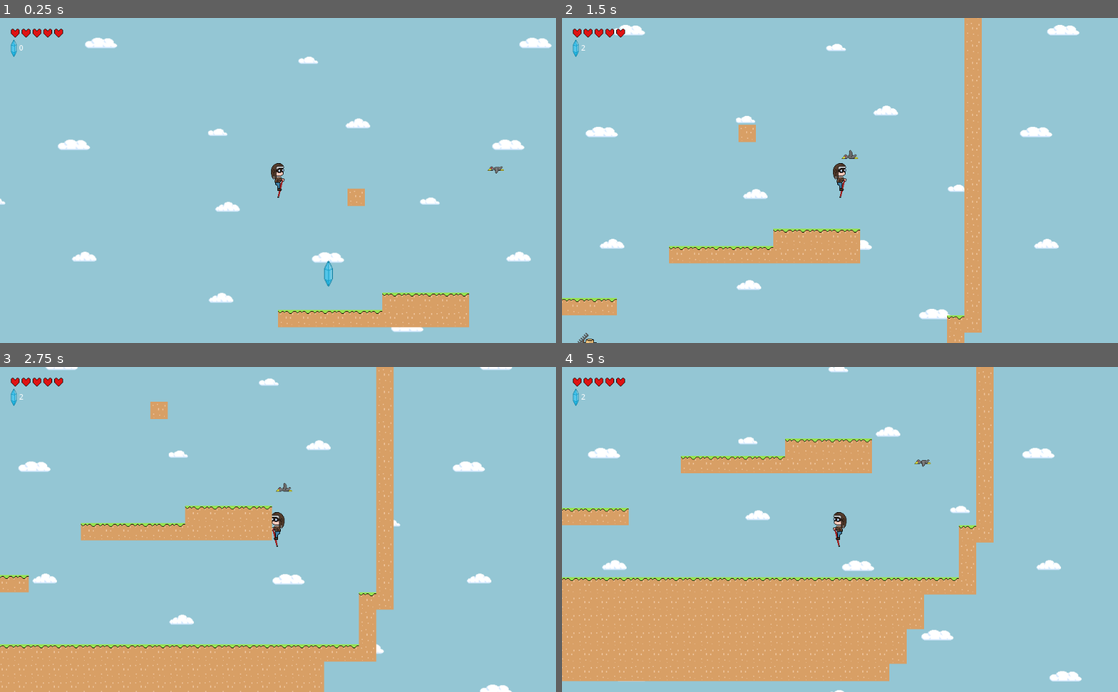
Above: before the commit, frames 1-4 (two rows, left to right).
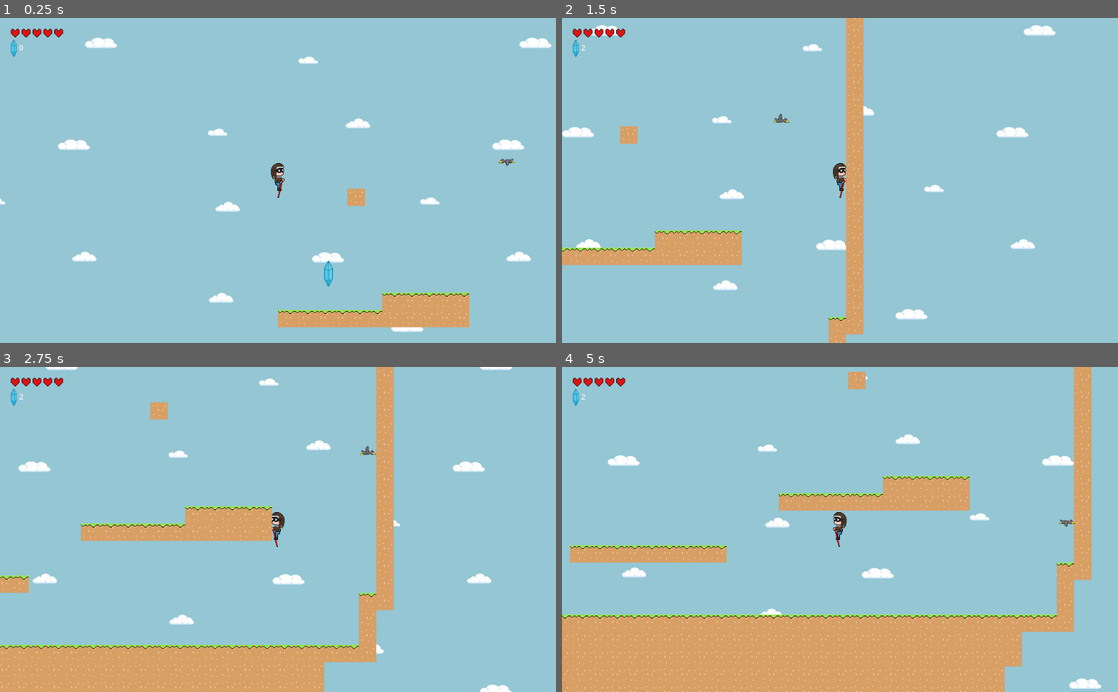
Above: after the commit, the same moments.

Repository: Tiggles/Github-Gameoff-2019
Game: Godot game, scene res://Main.tscn
The game is run twice, just before and just after one commit, with the same random seed, the same clock (stepped at 60 frames per second) and the same inputs.
Inputs:
- Up to frame 1 (0.25 s): no input
- Up to frame 2 (1.5 s): hold Right (ui_right) from 0.53 s (still down)
- Up to frame 3 (2.75 s): release Right (ui_right) at 2.03 s; hold Left (ui_left) from 2.03 s (still down)
- Up to frame 4 (5 s): release Left (ui_left) at 2.78 s; hold Right (ui_right) 2.78-4.28 s; hold Left (ui_left) from 4.28 s (still down)

The runs differ from the first frame. In frame 1, less than 0.1% of the frame differs, in the area x 87-93%, y 43-48%; in frame 2, 14%; in frame 3, 1.5%; in frame 4, 32%, in the area x 0-97%, y 0-100%.

Commit message:
Added follow delay to enemybird

Diff:
--- a/GGGG/EnemyBird.gd
+++ b/GGGG/EnemyBird.gd
@@ -8,27 +8,34 @@
 export var default_moving_direction_x = MOVING_RIGHT
 var moving_direction_x = default_moving_direction_x
 var moving_direction_y = MOVING_DOWN
+var time_start = 0
+var time_now = 0
+
 
 var velocity = Vector2(0, 0)
 
 func _ready():
-	pass
+	var time_start = OS.get_unix_time()
 
 func _physics_process(delta: float) -> void:
+	time_now = OS.get_unix_time()
+	var elapsed = time_now - time_start
 	var collision = move_and_slide(velocity * delta)
 
-	var player = get_tree().get_root().get_node("Main").get_node("Player")
-	if (player.position.x < self.position.x):
-		$Sprite.flip_h = false
-		self.moving_direction_x = MOVING_LEFT
-	else:
-		$Sprite.flip_h = true
-		self.moving_direction_x = MOVING_RIGHT
+	if (elapsed % 2 == 0):
+		var player = get_tree().get_root().get_node("Main").get_node("Player")
+		if (player.position.x < self.position.x):
+			$Sprite.flip_h = false
+			self.moving_direction_x = MOVING_LEFT
+		else:
+			$Sprite.flip_h = true
+			self.moving_direction_x = MOVING_RIGHT
 
-	if (player.position.y < self.position.y):
-		self.moving_direction_y = MOVING_DOWN
-	else:
-		self.moving_direction_y = MOVING_UP
+		if (player.position.y < self.position.y):
+			self.moving_direction_y = MOVING_DOWN
+		else:
+			self.moving_direction_y = MOVING_UP
 
-	self.velocity.x = speed * speed_factor * moving_direction_x
-	self.velocity.y = speed * speed_factor * moving_direction_y
+
+		self.velocity.x = speed * speed_factor * moving_direction_x
+		self.velocity.y = speed * speed_factor * moving_direction_y
